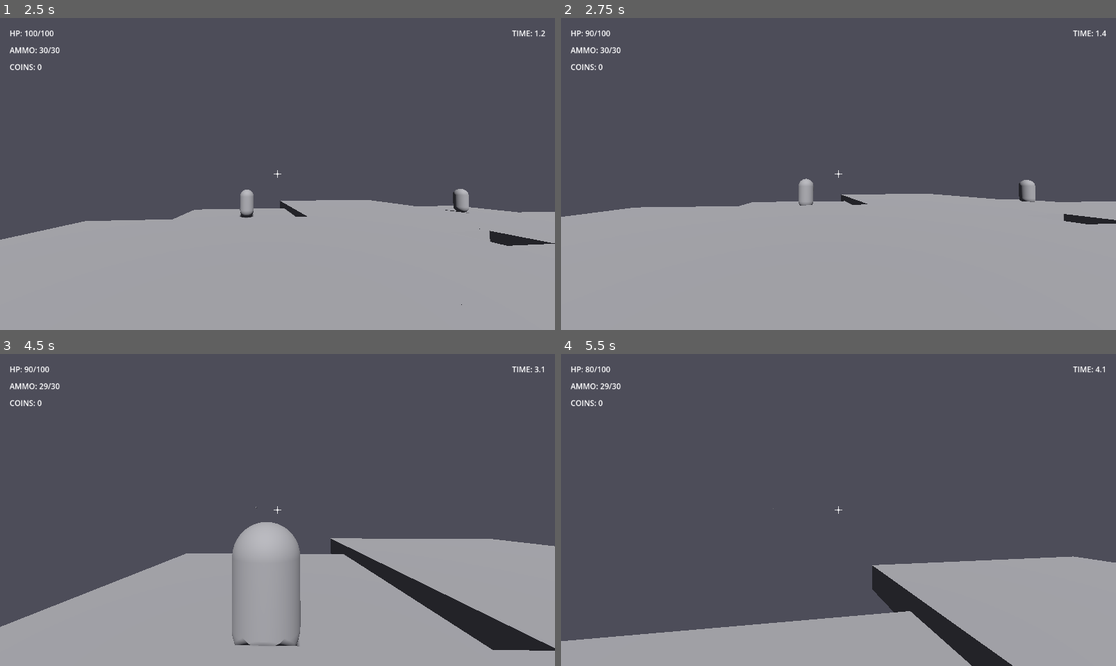
Above: before the commit, frames 1-4 (two rows, left to right).
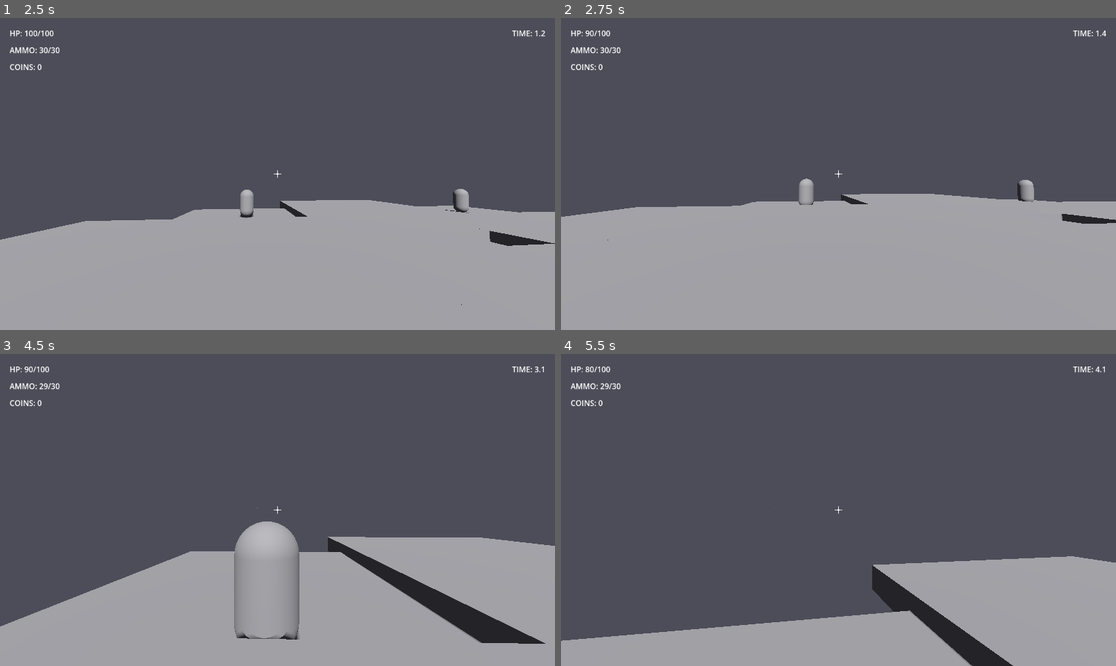
Above: after the commit, the same moments.

Repository: mandlj92/dungeonrunner
Game: Godot game, scene res://scenes/main.tscn
The game is run twice, just before and just after one commit, with the same random seed, the same clock (stepped at 60 frames per second) and the same inputs.
Inputs (mouse positions are in pixels of both pictures, inside the frame that each line leads up to):
- Up to frame 1 (2.5 s): click "New Game" at 0.5 s; click "Start Run" at 1.25 s; tap Enter at 2 s; move the mouse to (305, 174) at 2.02 s; hold W (move_forward) from 2.03 s (still down); hold E (melee) from 2.03 s (still down); tap Space (jump) at 2.27 s
- Up to frame 2 (2.75 s): keep holding W (move_forward); keep holding E (melee)
- Up to frame 3 (4.5 s): keep holding W (move_forward); move the mouse to (249, 510) at 2.77 s; release E (melee) at 2.78 s; click (249, 510) at 2.85 s; tap Space (jump) at 3.02 s; tap E (melee) at 3.05 s; move the mouse to (288, 503) at 3.52 s; hold E (melee) 3.53-4.28 s; move the mouse to (271, 516) at 4.27 s; tap Shift (sprint) at 4.35 s
- Up to frame 4 (5.5 s): keep holding W (move_forward); tap Space (jump) at 4.52, 5.27 s; tap E (melee) at 4.55 s; move the mouse to (877, 513) at 5.02 s; hold E (melee) from 5.03 s (still down)

Frame 1 is identical in both runs. In frame 2, 0.2% of the frame differs, in the area x 2-100%, y 51-72%; in frame 3, 1.1%, in the area x 0-100%, y 48-96%; in frame 4, 0.2%.

Commit message:
modified:   scripts/enemies/enemy.gd 	modified:   scripts/player/player.gd 	modified:   scripts/ui/HUD.gd

Diff:
--- a/scripts/enemies/enemy.gd
+++ b/scripts/enemies/enemy.gd
@@ -126,6 +126,7 @@
 	_play_hit_sound()
 	_spawn_floating_text(applied)
 	if health <= 0:
+		_spawn_gibs(global_position)
 		_die()
 	return applied
 
@@ -193,9 +194,46 @@
 	await get_tree().create_timer(0.12).timeout
 	player_audio.queue_free()
 
+func _spawn_gibs(pos: Vector3) -> void:
+	for i in range(randi_range(4, 5)):
+		# Create RigidBody3D
+		var gib = RigidBody3D.new()
+		# Add to scene root to prevent premature deletion if enemy dies
+		get_tree().current_scene.add_child(gib)
+
+		# Position with random offset to prevent stacking (Y offset ensures upward spawn)
+		gib.global_position = global_position + Vector3(randf_range(-0.5, 0.5), randf_range(0.5, 1.0), randf_range(-0.5, 0.5))
+
+		# Add mesh
+		var mesh_inst = MeshInstance3D.new()
+		var box_mesh = BoxMesh.new()
+		box_mesh.size = Vector3(0.2, 0.2, 0.2)
+		mesh_inst.mesh = box_mesh
+
+		# Create red material
+		var mat = StandardMaterial3D.new()
+		mat.albedo_color = Color(0.8, 0.1, 0.1)
+		mesh_inst.set_surface_override_material(0, mat)
+		gib.add_child(mesh_inst)
+
+		# Add collision shape
+		var col_shape = CollisionShape3D.new()
+		var box_shape = BoxShape3D.new()
+		box_shape.size = Vector3(0.2, 0.2, 0.2)
+		col_shape.shape = box_shape
+		gib.add_child(col_shape)
+
+		# Apply strong random impulse to scatter gibs away from center
+		var impulse_dir := Vector3(randf_range(-1, 1), randf_range(0.5, 1), randf_range(-1, 1)).normalized()
+		gib.apply_impulse(impulse_dir * randf_range(8.0, 12.0))
+
+		# Cleanup using scene tree timer (since gib is now part of scene root)
+		get_tree().create_timer(3.0).timeout.connect(gib.queue_free)
+
 func _spawn_floating_text(damage_amount: int) -> void:
 	var label = Label3D.new()
-	get_parent().add_child(label)
+	# Add to scene root to prevent premature deletion if enemy dies
+	get_tree().current_scene.add_child(label)
 	label.global_position = global_position + Vector3(0, 1.5, 0)
 	label.text = str(damage_amount)
 	label.billboard = BaseMaterial3D.BILLBOARD_ENABLED
@@ -208,26 +246,11 @@
 	else:
 		label.modulate = Color.WHITE
 
-	# Animate upward and fade out
-	var start_pos = label.global_position
-	var fade_duration = 0.8
-	var rise_speed = 2.0
-	var elapsed = 0.0
-
-	while elapsed < fade_duration:
-		var delta = get_process_delta_time()
-		elapsed += delta
-
-		# Move upward
-		label.global_position = start_pos + Vector3(0, rise_speed * elapsed, 0)
-
-		# Fade out
-		var alpha = 1.0 - (elapsed / fade_duration)
-		label.modulate.a = alpha
-
-		await get_tree().process_frame
-
-	label.queue_free()
+	# Use tween for reliable animation and guaranteed cleanup
+	var tween = create_tween()
+	tween.tween_property(label, "position", label.position + Vector3(0, 1.5, 0), 0.5)
+	tween.parallel().tween_property(label, "modulate:a", 0.0, 0.5)
+	tween.tween_callback(label.queue_free)
 
 func _die() -> void:
 	# Disable collision
--- a/scripts/player/player.gd
+++ b/scripts/player/player.gd
@@ -17,6 +17,9 @@
 @export var fall_death_threshold := -20.0
 @export var fall_death_time := 5.0
 var _fall_timer := 0.0
+
+const FOV_BASE := 75.0
+const FOV_SPRINT := 85.0
 
 @export var gun_damage := 10
 @export var melee_damage := 20
@@ -94,6 +97,13 @@
 	_invuln_timer = max(0.0, _invuln_timer - delta)
 	_update_rage_mode(delta)
 	_update_screen_shake(delta)
+
+	# Dynamic FOV based on speed
+	var horizontal_velocity := Vector2(velocity.x, velocity.z).length()
+	if horizontal_velocity > base_speed * 1.1:
+		cam.fov = lerp(cam.fov, FOV_SPRINT, delta * 8.0)
+	else:
+		cam.fov = lerp(cam.fov, FOV_BASE, delta * 8.0)
 
 	var dir := Vector3.ZERO
 	if Input.is_action_pressed("move_forward"): dir -= transform.basis.z
--- a/scripts/ui/HUD.gd
+++ b/scripts/ui/HUD.gd
@@ -5,6 +5,9 @@
 @onready var coins_label = $CoinsLabel
 @onready var timer_label = $TimerLabel
 @onready var damage_flash := _ensure_damage_flash()
+
+var _cur_hp: int = 100
+var _max_hp: int = 100
 
 func _ready() -> void:
 	add_to_group("hud")
@@ -24,7 +27,35 @@
 		lbl.offset_top = 0.1
 		add_child(lbl)
 
-func set_health(v:int, maxv:int) -> void:
+func _process(delta: float) -> void:
+	_update_crisis_pulse(delta)
+
+func _update_crisis_pulse(_delta: float) -> void:
+	if not damage_flash:
+		return
+
+	# Ensure _max_hp is not 0 to avoid division by zero
+	if _max_hp <= 0:
+		return
+
+	# Calculate health ratio
+	var ratio := float(_cur_hp) / float(_max_hp)
+
+	# Crisis mode activates at 30% health or below
+	if _cur_hp > 0 and ratio <= 0.3:
+		# Force visibility ON
+		damage_flash.visible = true
+		# Pulse alpha between 0.05 and 0.2
+		damage_flash.modulate.a = 0.05 + (0.15 * abs(sin(Time.get_ticks_msec() * 0.005)))
+	else:
+		# Only hide if we aren't currently running a damage flash tween
+		if not damage_flash.modulate.a > 0.5:
+			damage_flash.visible = false
+			damage_flash.modulate.a = 0.0
+
+func set_health(v: int, maxv: int) -> void:
+	_cur_hp = v
+	_max_hp = maxv
 	health_label.text = "HP: %d/%d" % [v, maxv]
 
 func set_ammo(v:int, maxv:int) -> void:
